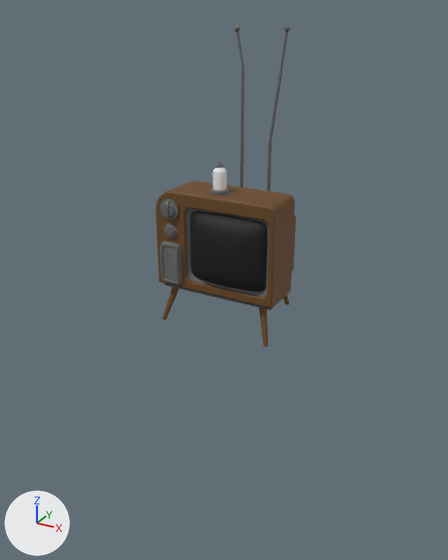
Before and after pictures for a commit that changed the FBX model GGJ2018/Assets/Meshes/TV-New.fbx.
Rendered twice from a camera (50 mm lens) standing at (7.0, -12.69, 7.59) and looking at (-0.07, 0.17, 1.16). The axes (+X, +Y, +Z) are drawn at lower left. The lights are the same throughout. Where no turn or scale is listed for an object, it has been applied to the vertices.

Script lines for the objects in view, before the commit:
```python
me_cylinder_001 = bpy.data.meshes.new('Cylinder.001')
me_cylinder_001.from_pydata(...)  # 266 vertices, 272 faces; spans x -0.24..0.04, y -0.06..0.08, z 0.02..4.56
me_cylinder_001.materials.append(mat_metal)  # dark grey #666666
me_mesh = bpy.data.meshes.new('Mesh')
me_mesh.from_pydata(...)  # 448 vertices, 388 faces; spans x -1.55..1.55, y -0.6..1.93, z -0.36..0.73
me_mesh.materials.append(mat_wood)  # brown #6a4720
me_plane = bpy.data.meshes.new('Plane')
me_plane.from_pydata(...)  # 378 vertices, 358 faces; spans x -1.58..1.64, y -0.84..1.84, z 0.59..3.19
# faces by material slot: [104, 150, 104]
me_plane.materials.append(mat_metal)  # dark grey #666666
me_plane.materials.append(mat_wood)  # brown #6a4720
me_plane.materials.append(mat_tvscreen)  # black #0c0c0c
ob_circle_003 = bpy.data.objects.new('Circle.003', me_mesh)
ob_circle_003.location = (0.0, 0.0, 0.36)
ob_cylinder_001 = bpy.data.objects.new('Cylinder.001', me_cylinder_001)
ob_cylinder_001.location = (-0.34, 1.63, 2.63)
ob_plane = bpy.data.objects.new('Plane', me_plane)
ob_plane.location = (0.0, 0.0, 0.36)
# also in view: 'Cylinder' at (0.61, 1.7, 4.92)
```
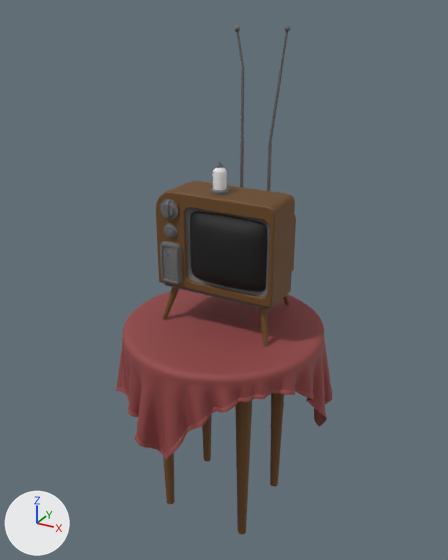
Diff of the bpy script that builds the scene:
```diff
--- a/GGJ2018/Assets/Meshes/TV-New.fbx.py
+++ b/GGJ2018/Assets/Meshes/TV-New.fbx.py
@@ mat_tablecloth @@
+mat_tablecloth = principled_material('TableCloth')
+mat_tablecloth.base_color = (0.292, 0.0599, 0.0599)  # brown #934545
+mat_tablecloth.roughness = 0.69
@@ me_tablecloth @@
+me_tablecloth.from_pydata(...)  # 8609 vertices, 8432 faces; spans x -2.95..2.88, y -2.9..2.87, z -4.23..0.11
+me_tablecloth.materials.append(mat_tablecloth)  # brown #934545
@@ me_mesh_1 @@
+me_mesh_1.from_pydata(...)  # 128 vertices, 68 faces; spans x -1.42..1.42, y -1.31..1.31, z -5.62..0.0
+me_mesh_1.materials.append(mat_wood)  # brown #6a4720
@@ ob_tablecloth @@
+ob_tablecloth = bpy.data.objects.new('TableCloth', me_tablecloth)
+ob_tablecloth.location = (0.0, 0.0, -0.08)
@@ ob_circle_009 @@
+ob_circle_009 = bpy.data.objects.new('Circle.009', me_mesh_1)
+ob_circle_009.location = (0.0, 0.0, -0.08)
```

Changed parts and their boxes [x1, y1, x2, y2] in the pictures (448 x 560 px):
'TableCloth', added (brown)
    after: [116, 289, 332, 461]
'Circle.009', added (brown)
    after: [163, 393, 284, 534]
